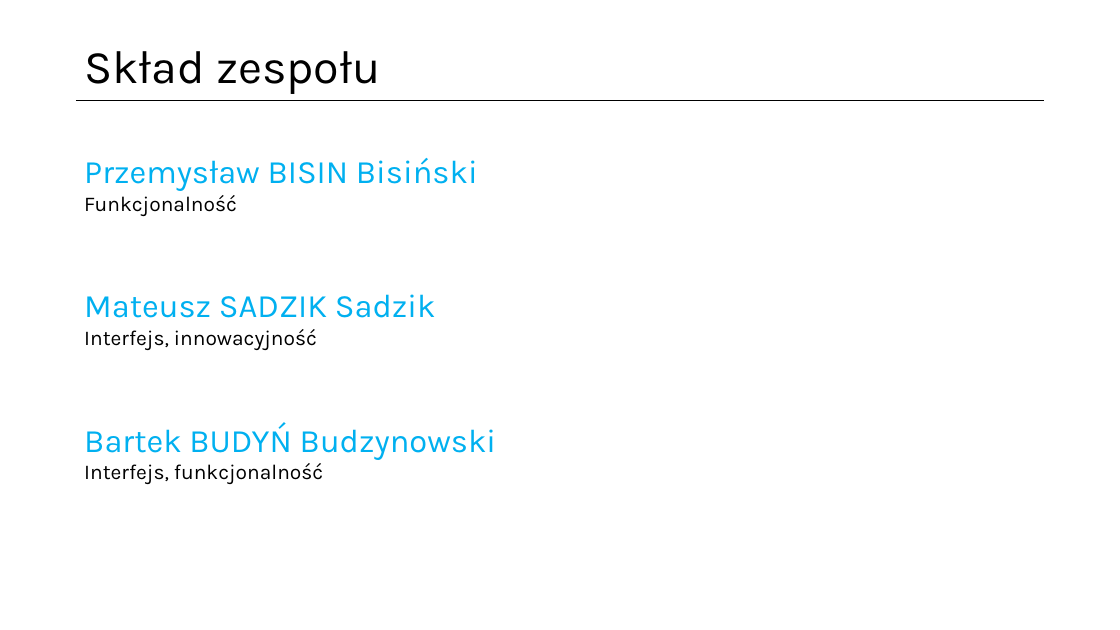
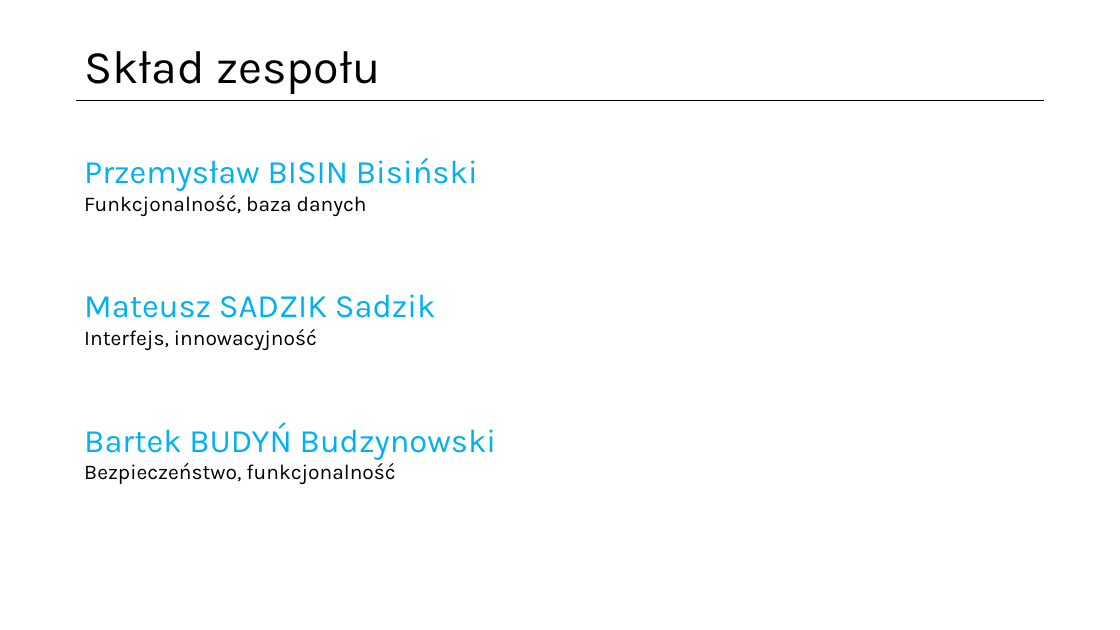
Before and after one commit to pbisinski/SunDealApp, a slide deck: slide 6 of SunDealApp.pptx (slide 5 before the commit). Drawn at 1120x630 pixels with LibreOffice and Linux fonts; fonts in the diff are those of the drawing. Boxes give left, top, right and bottom in pixels: in the first picture for what was removed or moved away, otherwise in the second. Text is boxed around its words. In the diff, an @@ line names an element or a change of style, - is before the commit and + after.

```diff
--- a/SunDealApp.pptx
+++ b/SunDealApp.pptx
@@ text at [84, 195, 367, 216]: text changed @@
-Funkcjonalność
+Funkcjonalność, baza danych
@@ text at [84, 463, 395, 484]: text changed @@
-Interfejs, funkcjonalność
+Bezpieczeństwo, funkcjonalność
```
Also in this commit, not shown: 1 other slide changed, 1 slide added.
